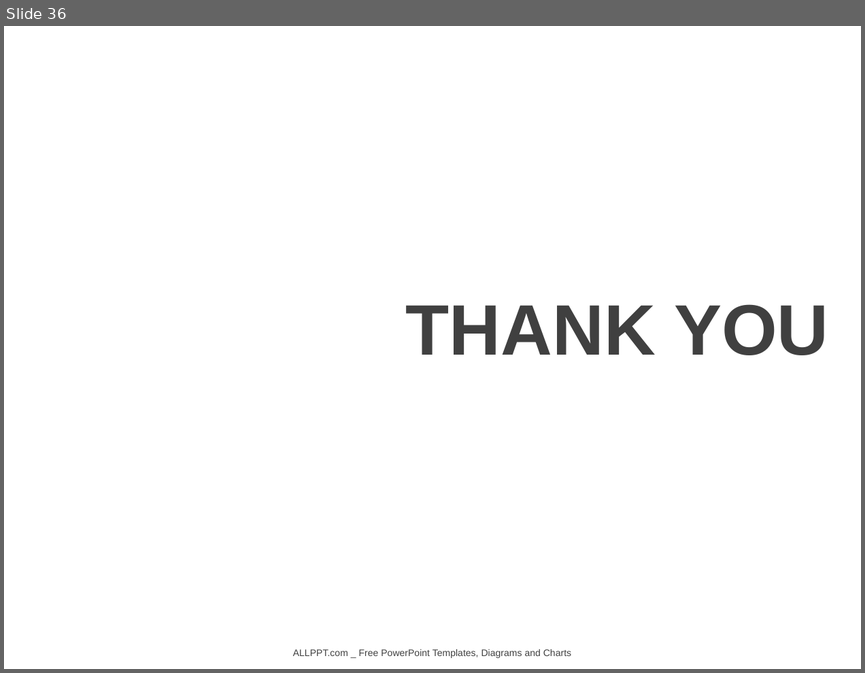
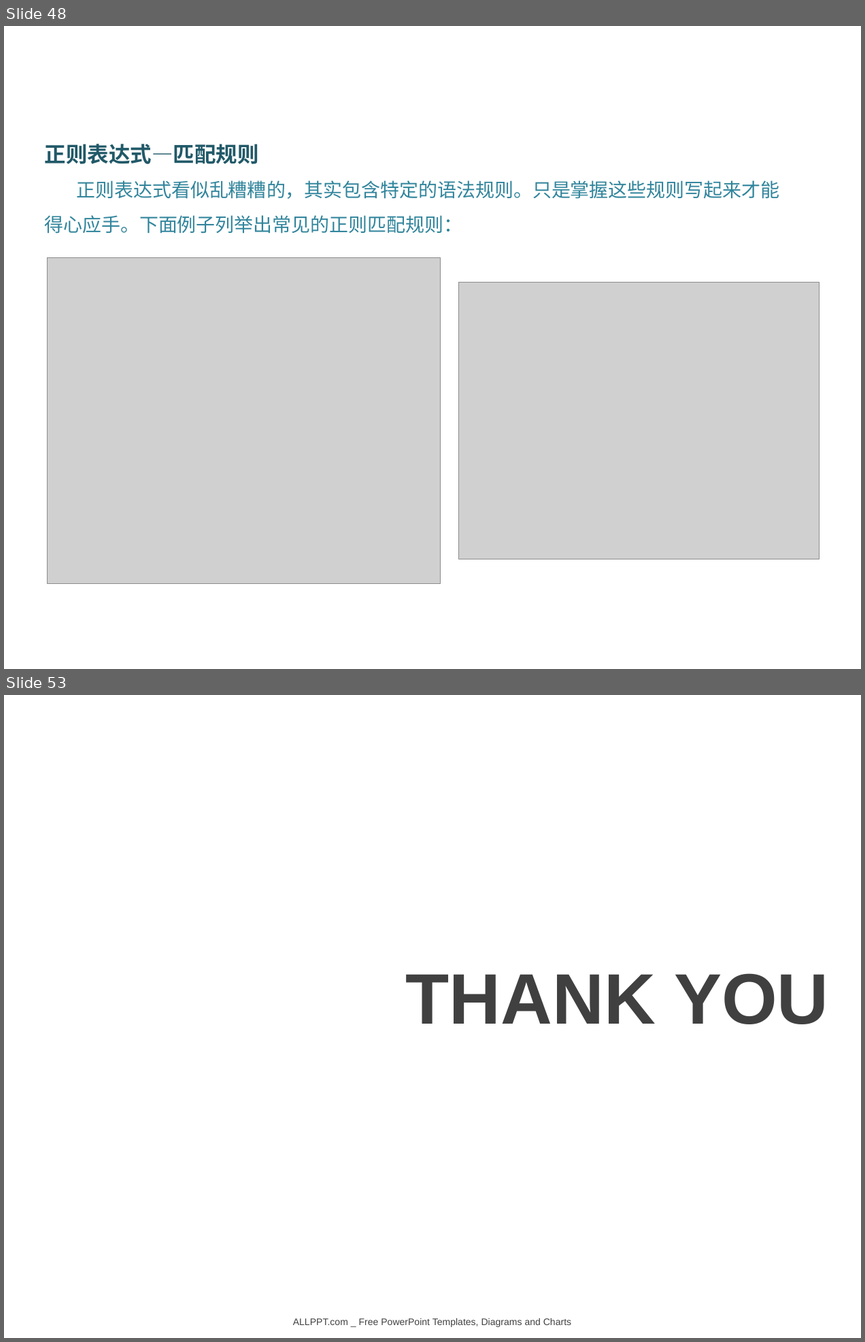
Before and after one commit to DataScienceCoding/Python-Web-Crawler, a slide deck: Python-Web-Crawler.pptx. Shown one above the other, each under a label of ours: slide 36 before the commit, slides 48 and 53 after it; the slides between them are not shown. The pictures are 865x673 and 865x1342 pixels, drawn with LibreOffice and Linux fonts; fonts in the diff are those of the drawing; grey boxes stand for pictures; background and template pictures are left out. Boxes give left, top, right and bottom in pixels: in the first picture for what was removed or moved away, otherwise in the second. Text is boxed around its words. In the diff, an @@ line names an element or a change of style, - is before the commit and + after.

```diff
--- a/Python-Web-Crawler.pptx
+++ b/Python-Web-Crawler.pptx
@@ slide 48 added at (4,26,861,669), background picture (left out) @@
@@ text added at (45,144,779,233), 16 pt, text #31859C @@
+正则表达式—匹配规则
+正则表达式看似乱糟糟的，其实包含特定的语法规则。只是掌握这些规则写起来才能得心应手。下面例子列举出常见的正则匹配规则：
@@ picture added at (47,257,440,584) @@
@@ picture added at (459,282,820,559) @@
@@ what was slide 36 is now slide 53 @@
```
Also in this commit, not shown: 16 other slides added, 7 other files.
